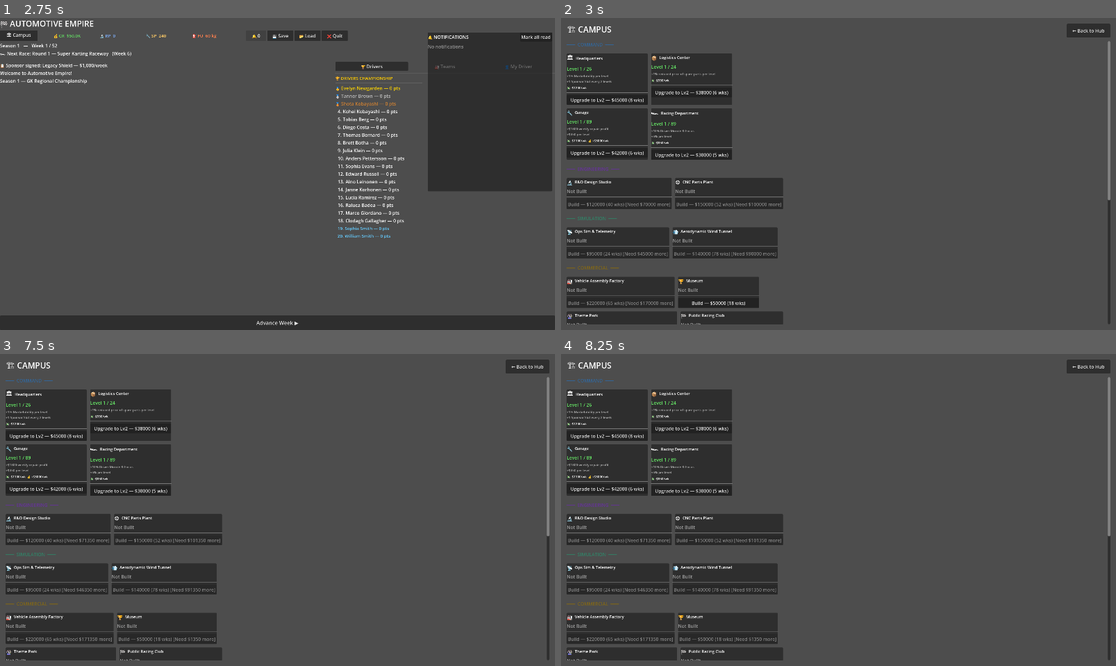
Above: before the commit, frames 1-4 (two rows, left to right).
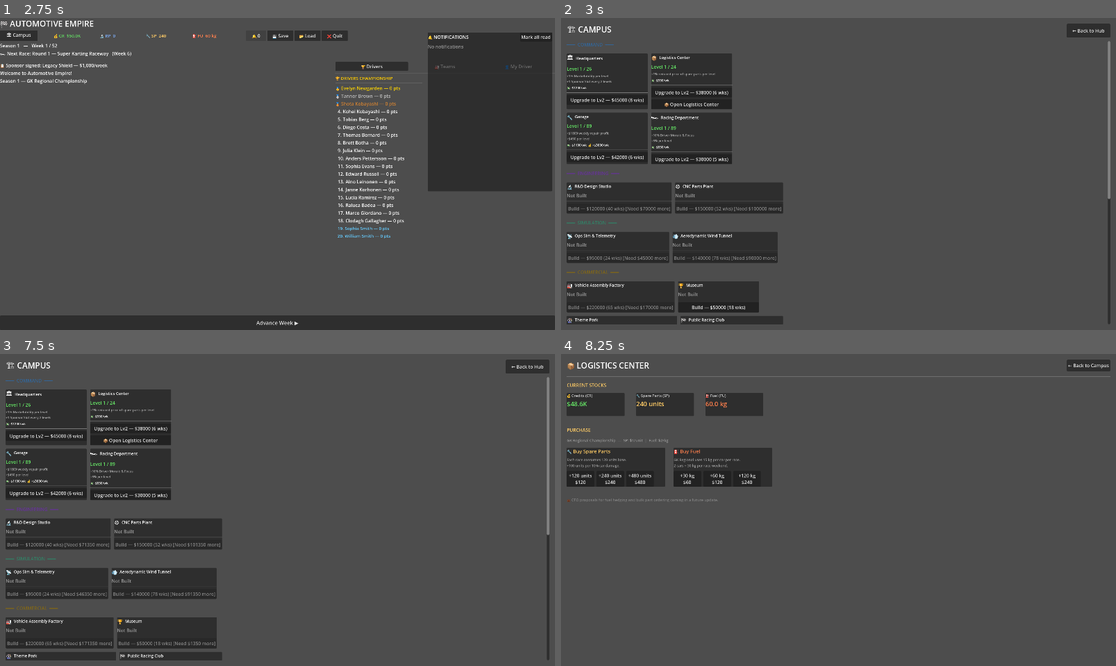
Above: after the commit, the same moments.

Repository: andreasmrg-droid/Automotive-Empire
Game: Godot game, scene res://scenes/NewGame.tscn
Same seed, same stepped clock (60 frames per second), same inputs: the game is played once before the commit and once after it.
Inputs (mouse positions are in pixels of both pictures, inside the frame that each line leads up to):
- Up to frame 1 (2.75 s): click (277, 124) at 0.52 s; type "12" at 0.6 s; click (277, 155) at 0.75 s; type "Alex" at 0.83 s; click "🏁 START GAME" at 1.25 s; click "🔔 0" at 2 s
- Up to frame 2 (3 s): click "🏛 Campus" at 2.75 s
- Up to frame 3 (7.5 s): click "← Back to Hub" at 3.5 s; click "🏆 Drivers" at 4.25 s; click "🏭 Teams" at 5 s; click "👤 My Driver" at 5.75 s; click "Advance Week ▶" at 6.5 s; click "🏛 Campus" at 7.25 s
- Up to frame 4 (8.25 s): click (694, 441) at 8 s, where only the run after the commit has a clickable "📦 Open Logistics Center"

Frame 1 is identical in both runs. In frame 2, 7.1% of the frame differs, in the area x 1-99%, y 27-99%; in frame 3, 7.2%; in frame 4, 20%, in the area x 1-99%, y 2-99%.

Commit message:
"Resource bar + notifications + Logistics Center"

Diff:
--- a/scenes/Campus.gd
+++ b/scenes/Campus.gd
@@ -165,7 +165,6 @@
 	action_btn.custom_minimum_size = Vector2(260, 35)
 
 	if not building["built"]:
-		# Can we afford it?
 		var can_afford = GameState.player_team.balance >= building["build_cost"]
 		action_btn.text = "Build — $%d (%d wks)" % [building["build_cost"], building["build_time"]]
 		action_btn.disabled = not can_afford
@@ -192,6 +191,15 @@
 		action_btn.pressed.connect(_on_upgrade_pressed.bind(building_id))
 
 	vbox.add_child(action_btn)
+
+	# Logistics Center gets an extra Open button
+	if building["name"] == "Logistics Center" and building["built"] and building["construction_weeks_remaining"] == 0:
+		var open_btn = Button.new()
+		open_btn.text = "📦 Open Logistics Center"
+		open_btn.custom_minimum_size = Vector2(260, 35)
+		open_btn.pressed.connect(_on_open_logistics)
+		vbox.add_child(open_btn)
+
 	return card
 
 func _on_build_pressed(building_id: String) -> void:
@@ -201,6 +209,9 @@
 func _on_upgrade_pressed(building_id: String) -> void:
 	GameState.start_upgrade(building_id)
 	_build_campus()
+
+func _on_open_logistics() -> void:
+	get_tree().change_scene_to_file("res://scenes/Logistics.tscn")
 
 func _on_back_pressed() -> void:
 	get_tree().change_scene_to_file("res://scenes/MainHub.tscn")
--- /dev/null
+++ b/scenes/Logistics.gd
@@ -0,0 +1,229 @@
+extends Control
+
+func _ready() -> void:
+	set_anchors_and_offsets_preset(Control.PRESET_FULL_RECT)
+	_build_ui()
+
+func _build_ui() -> void:
+	# Root layout
+	var layout = VBoxContainer.new()
+	layout.set_anchors_and_offsets_preset(Control.PRESET_FULL_RECT)
+	layout.offset_left = 20
+	layout.offset_top = 20
+	layout.offset_right = -20
+	layout.offset_bottom = -20
+	layout.add_theme_constant_override("separation", 16)
+	add_child(layout)
+
+	# Header row
+	var header_row = HBoxContainer.new()
+	layout.add_child(header_row)
+
+	var title = Label.new()
+	title.text = "📦 LOGISTICS CENTER"
+	title.add_theme_font_size_override("font_size", 28)
+	title.add_theme_color_override("font_color", Color.WHITE)
+	title.size_flags_horizontal = Control.SIZE_EXPAND_FILL
+	header_row.add_child(title)
+
+	var back_btn = Button.new()
+	back_btn.text = "← Back to Campus"
+	back_btn.custom_minimum_size = Vector2(150, 40)
+	back_btn.pressed.connect(_on_back_pressed)
+	header_row.add_child(back_btn)
+
+	var sep = HSeparator.new()
+	layout.add_child(sep)
+
+	# Current stocks panel
+	var stocks_title = Label.new()
+	stocks_title.text = "CURRENT STOCKS"
+	stocks_title.add_theme_font_size_override("font_size", 16)
+	stocks_title.add_theme_color_override("font_color", Color(1.0, 0.8, 0.4))
+	layout.add_child(stocks_title)
+
+	var stocks_row = HBoxContainer.new()
+	stocks_row.add_theme_constant_override("separation", 40)
+	layout.add_child(stocks_row)
+
+	# CR
+	var cr_box = _make_stock_box(
+		"💰 Credits (CR)",
+		"$%s" % _fmt(GameState.player_team.balance),
+		Color(0.4, 0.9, 0.4) if GameState.player_team.balance >= 0 else Color(1.0, 0.3, 0.3)
+	)
+	stocks_row.add_child(cr_box)
+
+	# SP
+	var sp_color = Color(1.0, 0.3, 0.3) if GameState.spare_parts < 120 else Color(1.0, 0.8, 0.4)
+	var sp_box = _make_stock_box(
+		"🔧 Spare Parts (SP)",
+		"%d units" % GameState.spare_parts,
+		sp_color
+	)
+	stocks_row.add_child(sp_box)
+
+	# FU
+	var fu_color = Color(1.0, 0.3, 0.3) if GameState.fuel_kg < 15.0 else Color(1.0, 0.5, 0.3)
+	var fu_box = _make_stock_box(
+		"⛽ Fuel (FU)",
+		"%.1f kg" % GameState.fuel_kg,
+		fu_color
+	)
+	stocks_row.add_child(fu_box)
+
+	var sep2 = HSeparator.new()
+	layout.add_child(sep2)
+
+	# Purchase section
+	var purchase_title = Label.new()
+	purchase_title.text = "PURCHASE"
+	purchase_title.add_theme_font_size_override("font_size", 16)
+	purchase_title.add_theme_color_override("font_color", Color(1.0, 0.8, 0.4))
+	layout.add_child(purchase_title)
+
+	var champ_note = Label.new()
+	champ_note.text = "GK Regional Championship  —  SP: $1/unit  |  Fuel: $2/kg"
+	champ_note.add_theme_font_size_override("font_size", 13)
+	champ_note.add_theme_color_override("font_color", Color(0.6, 0.6, 0.6))
+	layout.add_child(champ_note)
+
+	var purchase_row = HBoxContainer.new()
+	purchase_row.add_theme_constant_override("separation", 30)
+	layout.add_child(purchase_row)
+
+	# SP purchase card
+	purchase_row.add_child(_make_purchase_card_sp())
+
+	# Fuel purchase card
+	purchase_row.add_child(_make_purchase_card_fuel())
+
+	# CFO note
+	var sep3 = HSeparator.new()
+	layout.add_child(sep3)
+
+	var cfo_note = Label.new()
+	cfo_note.text = "💼 CFO proposals for fuel hedging and bulk part ordering coming in a future update."
+	cfo_note.add_theme_font_size_override("font_size", 13)
+	cfo_note.add_theme_color_override("font_color", Color(0.5, 0.5, 0.5))
+	cfo_note.autowrap_mode = TextServer.AUTOWRAP_WORD_SMART
+	layout.add_child(cfo_note)
+
+func _make_stock_box(label_text: String, value_text: String, value_color: Color) -> PanelContainer:
+	var panel = PanelContainer.new()
+	panel.custom_minimum_size = Vector2(200, 80)
+	var vbox = VBoxContainer.new()
+	vbox.add_theme_constant_override("separation", 4)
+	panel.add_child(vbox)
+
+	var lbl = Label.new()
+	lbl.text = label_text
+	lbl.add_theme_font_size_override("font_size", 13)
+	lbl.add_theme_color_override("font_color", Color(0.8, 0.8, 0.8))
+	vbox.add_child(lbl)
+
+	var val = Label.new()
+	val.text = value_text
+	val.add_theme_font_size_override("font_size", 22)
+	val.add_theme_color_override("font_color", value_color)
+	vbox.add_child(val)
+
+	return panel
+
+func _make_purchase_card_sp() -> PanelContainer:
+	var panel = PanelContainer.new()
+	panel.custom_minimum_size = Vector2(340, 0)
+	var vbox = VBoxContainer.new()
+	vbox.add_theme_constant_override("separation", 10)
+	panel.add_child(vbox)
+
+	var title = Label.new()
+	title.text = "🔧 Buy Spare Parts"
+	title.add_theme_font_size_override("font_size", 17)
+	title.add_theme_color_override("font_color", Color(1.0, 0.8, 0.4))
+	vbox.add_child(title)
+
+	var info = Label.new()
+	info.text = "Each race consumes 120 units base.\n+100 units per 10% car damage."
+	info.add_theme_font_size_override("font_size", 12)
+	info.add_theme_color_override("font_color", Color(0.6, 0.6, 0.6))
+	info.autowrap_mode = TextServer.AUTOWRAP_WORD_SMART
+	vbox.add_child(info)
+
+	# Quick buy buttons
+	var btn_row = HBoxContainer.new()
+	btn_row.add_theme_constant_override("separation", 8)
+	vbox.add_child(btn_row)
+
+	for amount in [120, 240, 480]:
+		var btn = Button.new()
+		btn.text = "+%d units\n$%d" % [amount, amount]
+		btn.custom_minimum_size = Vector2(95, 55)
+		btn.pressed.connect(_on_buy_sp.bind(amount))
+		btn_row.add_child(btn)
+
+	return panel
+
+func _make_purchase_card_fuel() -> PanelContainer:
+	var panel = PanelContainer.new()
+	panel.custom_minimum_size = Vector2(340, 0)
+	var vbox = VBoxContainer.new()
+	vbox.add_theme_constant_override("separation", 10)
+	panel.add_child(vbox)
+
+	var title = Label.new()
+	title.text = "⛽ Buy Fuel"
+	title.add_theme_font_size_override("font_size", 17)
+	title.add_theme_color_override("font_color", Color(1.0, 0.5, 0.3))
+	vbox.add_child(title)
+
+	var info = Label.new()
+	info.text = "GK Regional uses 15 kg per car per race.\n2 cars = 30 kg per race weekend."
+	info.add_theme_font_size_override("font_size", 12)
+	info.add_theme_color_override("font_color", Color(0.6, 0.6, 0.6))
+	info.autowrap_mode = TextServer.AUTOWRAP_WORD_SMART
+	vbox.add_child(info)
+
+	# Quick buy buttons
+	var btn_row = HBoxContainer.new()
+	btn_row.add_theme_constant_override("separation", 8)
+	vbox.add_child(btn_row)
+
+	for kg in [30, 60, 120]:
+		var btn = Button.new()
+		btn.text = "+%d kg\n$%d" % [kg, kg * 2]
+		btn.custom_minimum_size = Vector2(95, 55)
+		btn.pressed.connect(_on_buy_fuel.bind(float(kg)))
+		btn_row.add_child(btn)
+
+	return panel
+
+func _on_buy_sp(amount: int) -> void:
+	var success = GameState.buy_spare_parts(amount)
+	if success:
+		get_tree().change_scene_to_file("res://scenes/Logistics.tscn")
+
+func _on_buy_fuel(kg: float) -> void:
+	var success = GameState.buy_fuel(kg)
+	if success:
+		get_tree().change_scene_to_file("res://scenes/Logistics.tscn")
+
+func _on_back_pressed() -> void:
+	get_tree().change_scene_to_file("res://scenes/Campus.tscn")
+
+func _fmt(n: float) -> String:
+	if abs(n) >= 1000000:
+		return "%.1fM" % (n / 1000000.0)
+	elif abs(n) >= 1000:
+		return "%.1fK" % (n / 1000.0)
+	else:
+		return "%.0f" % n
+
+func _input(event: InputEvent) -> void:
+	if event is InputEventKey and event.pressed:
+		if event.keycode == KEY_F12:
+			var screenshot = get_viewport().get_texture().get_image()
+			var timestamp = Time.get_datetime_string_from_system().replace(":", "-")
+			var path = "user://screenshot_%s.png" % timestamp
+			screenshot.save_png(path)
+			print("Screenshot saved: " + path)
--- /dev/null
+++ b/scenes/Logistics.tscn
@@ -0,0 +1,12 @@
+[gd_scene format=3 uid="uid://djxrdc70seck3"]
+
+[ext_resource type="Script" uid="uid://2rru3wfi8ljq" path="res://scenes/Logistics.gd" id="1_jraok"]
+
+[node name="Logistics" type="Control" unique_id=1439992154]
+layout_mode = 3
+anchors_preset = 15
+anchor_right = 1.0
+anchor_bottom = 1.0
+grow_horizontal = 2
+grow_vertical = 2
+script = ExtResource("1_jraok")
--- a/scenes/MainHub.gd
+++ b/scenes/MainHub.gd
@@ -279,8 +279,8 @@
 	notif_visible = !notif_visible
 	notif_panel.visible = notif_visible
 	if notif_visible:
+		GameState.mark_all_notifications_read()
 		_refresh_notifications()
-		GameState.mark_all_notifications_read()
 		_update_display()
 
 func _on_clear_notifs_pressed() -> void:
@@ -300,26 +300,54 @@
 		notif_box.add_child(empty)
 		return
 
-	# Show newest first
 	for i in range(notifs.size() - 1, -1, -1):
 		var n = notifs[i]
 		var card = PanelContainer.new()
+
+		# Unread cards get a highlighted style
+		if not n["read"]:
+			var stylebox = StyleBoxFlat.new()
+			stylebox.bg_color = Color(0.18, 0.18, 0.22, 1.0)
+			stylebox.border_width_left = 3
+			stylebox.border_color = (
+				Color(1.0, 0.3, 0.3) if n["priority"] == "Critical" else
+				(Color(1.0, 0.6, 0.1) if n["priority"] == "High" else Color(0.3, 0.5, 1.0))
+			)
+			card.add_theme_stylebox_override("panel", stylebox)
+		else:
+			var stylebox = StyleBoxFlat.new()
+			stylebox.bg_color = Color(0.12, 0.12, 0.14, 1.0)
+			stylebox.border_width_left = 3
+			stylebox.border_color = Color(0.3, 0.3, 0.3)
+			card.add_theme_stylebox_override("panel", stylebox)
+
 		var vbox = VBoxContainer.new()
 		vbox.add_theme_constant_override("separation", 2)
 		card.add_child(vbox)
 
+		var header_row = HBoxContainer.new()
+		vbox.add_child(header_row)
+
+		var priority_icon = "🔴" if n["priority"] == "Critical" else ("🟠" if n["priority"] == "High" else "🔵")
+		var unread_dot = " ●" if not n["read"] else "  "
 		var header = Label.new()
-		var priority_icon = "🔴" if n["priority"] == "Critical" else ("🟠" if n["priority"] == "High" else "🔵")
-		header.text = "%s  S%d W%d" % [priority_icon, n["season"], n["week"]]
+		header.text = "%s%s  S%d W%d" % [priority_icon, unread_dot, n["season"], n["week"]]
 		header.add_theme_font_size_override("font_size", 11)
-		header.add_theme_color_override("font_color", Color(0.6, 0.6, 0.6))
-		vbox.add_child(header)
+		header.add_theme_color_override("font_color",
+			Color(1.0, 1.0, 1.0) if not n["read"] else Color(0.5, 0.5, 0.5))
+		header.size_flags_horizontal = Control.SIZE_EXPAND_FILL
+		header_row.add_child(header)
 
 		var msg = Label.new()
 		msg.text = n["message"]
 		msg.autowrap_mode = TextServer.AUTOWRAP_WORD_SMART
 		msg.custom_minimum_size = Vector2(380, 0)
-		var color = Color(1.0, 0.4, 0.4) if n["priority"] == "Critical" else (Color(1.0, 0.7, 0.3) if n["priority"] == "High" else Color(0.6, 0.8, 1.0))
+		var color = (
+			Color(1.0, 0.4, 0.4) if n["priority"] == "Critical" else
+			(Color(1.0, 0.7, 0.3) if n["priority"] == "High" else Color(0.6, 0.8, 1.0))
+		)
+		if n["read"]:
+			color = color.darkened(0.4)
 		msg.add_theme_color_override("font_color", color)
 		vbox.add_child(msg)
 
Not shown, added: scenes/Logistics.gd.uid
